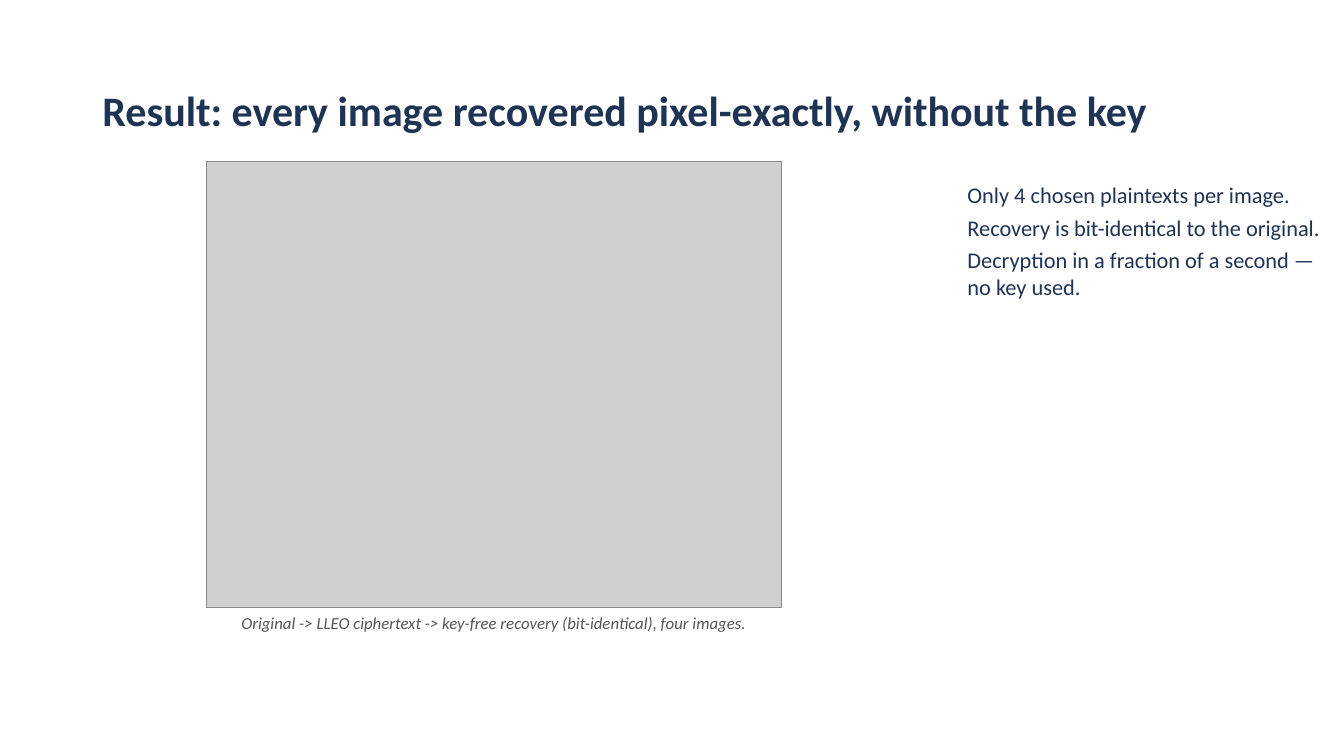
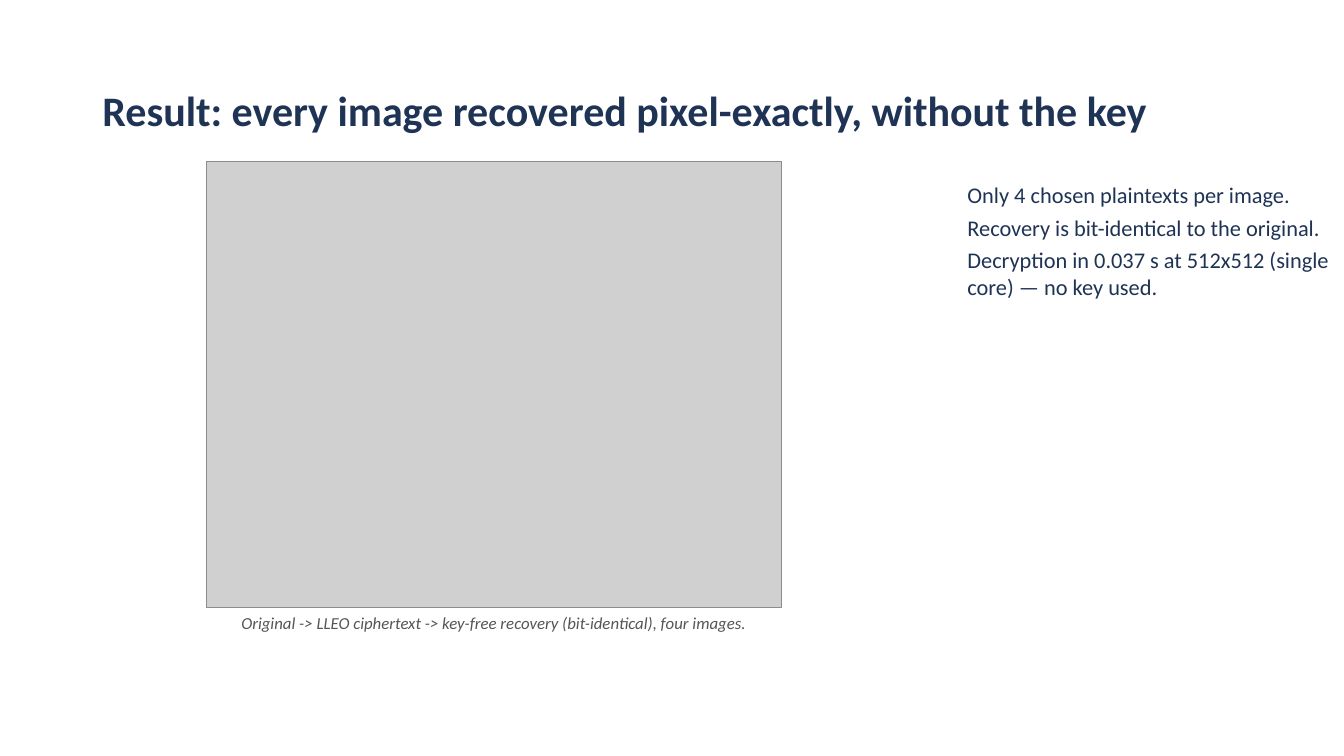
Before and after one commit to aiparallel0/chaoscrypt, a slide deck: slide 7 of papers/paper1-chaos-cpa/presentation.pptx. Drawn at 1344x756 pixels with LibreOffice and Linux fonts; fonts in the diff are those of the drawing; grey boxes stand for pictures; background and template pictures are left out. Boxes give left, top, right and bottom in pixels: in the first picture for what was removed or moved away, otherwise in the second. Text is boxed around its words. In the diff, an @@ line names an element or a change of style, - is before the commit and + after.

```diff
--- a/papers/paper1-chaos-cpa/presentation.pptx
+++ b/papers/paper1-chaos-cpa/presentation.pptx
@@ text at (967,252,1328,299): text changed @@
-Decryption in a fraction of a second — no key used.
+Decryption in 0.037 s at 512x512 (single core) — no key used.
```
Also in this commit, not shown: 2 other files.
